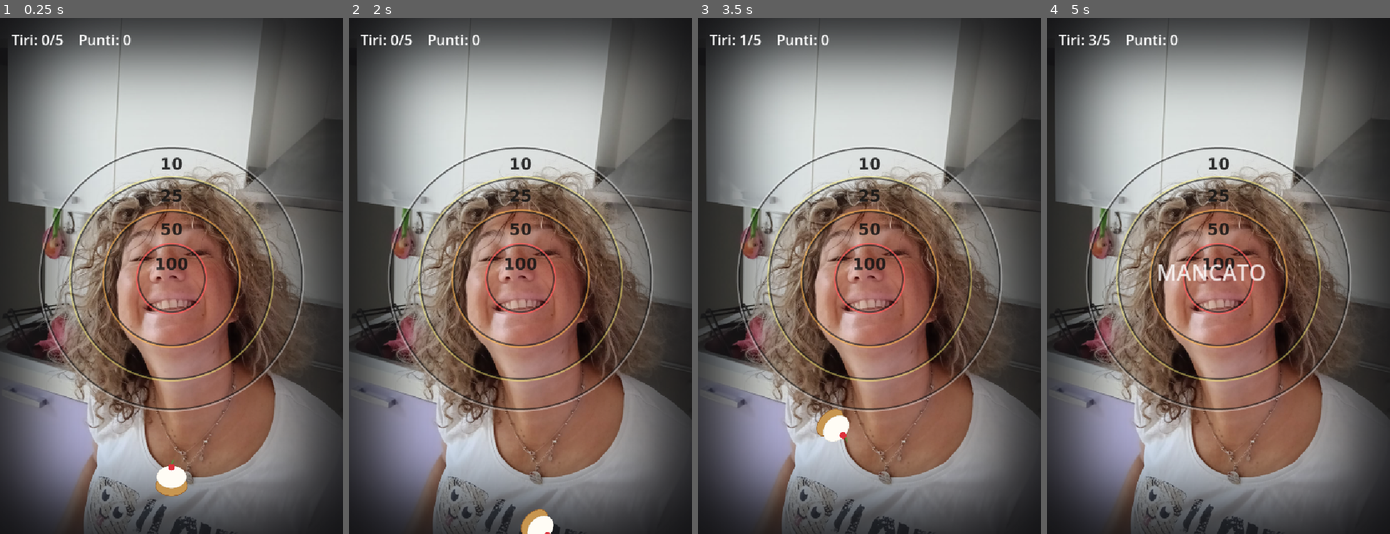
Above: before the commit, frames 1-4 (left to right).
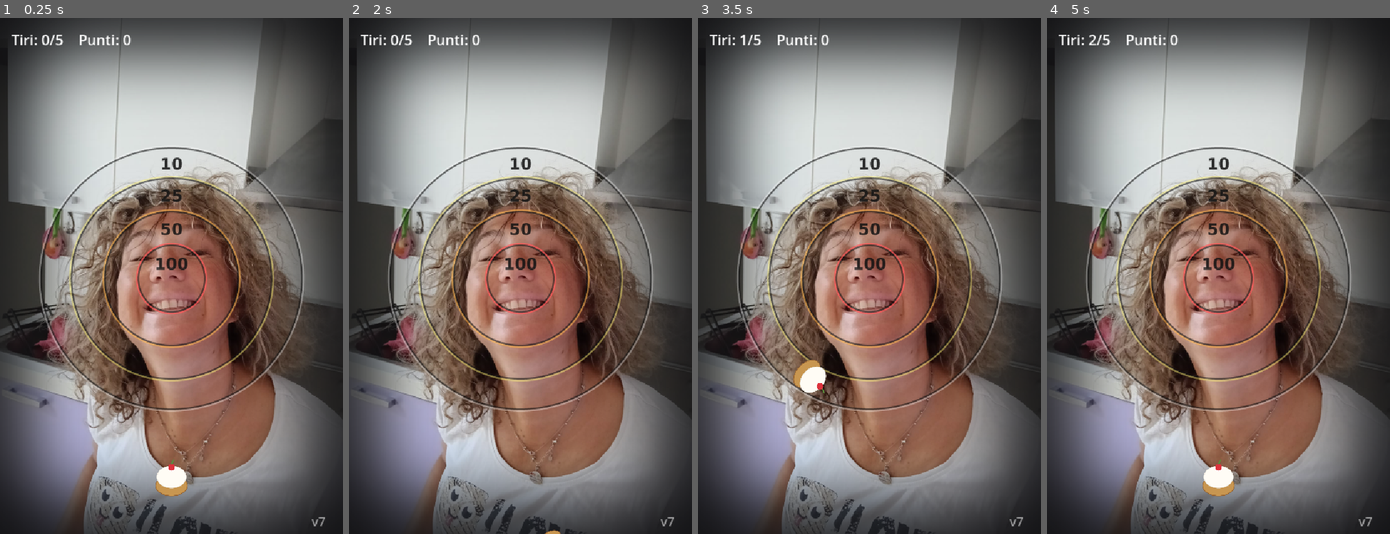
Above: after the commit, the same moments.

Repository: nicolaregge-pulse/corso-godot
Game: Godot game, scene res://main.tscn
Two runs of this game, one before a commit and one after it. Both use one fixed random seed, a clock stepped at 60 frames per second and the inputs below.
Inputs (mouse positions are in pixels of both pictures, inside the frame that each line leads up to):
- Up to frame 1 (0.25 s): no input
- Up to frame 2 (2 s): tap Enter (ui_accept) at 0.5, 0.77, 1.25 s; move the mouse to (595, 250) at 0.52 s; click (595, 250) at 0.67 s; drag from (451, 301) to (503, 379) at 1.27 s
- Up to frame 3 (3.5 s): move the mouse to (903, 162) at 2.02 s; click (903, 162) at 2.17 s; drag from (852, 379) to (766, 198) at 2.77 s
- Up to frame 4 (5 s): move the mouse to (1321, 353) at 3.52 s; click (1321, 353) at 3.67 s; tap Enter (ui_accept) at 3.77 s; drag from (1115, 198) to (1167, 147) at 4.27 s

The runs differ from the first frame. In frame 1, less than 0.1% of the frame differs, in the area x 90-95%, y 96-99%; in frame 2, 0.4%; in frame 3, 1.0%; in frame 4, 1.0%, in the area x 12-95%, y 3-99%.

Commit message:
Torta: sensibilita' piu' alta + etichetta versione v7 (per diagnosi cache)
Alzata FORZA_TIRO a 0.85 cosi' l'eccesso di tiro fa andare oltre in modo
netto. Aggiunta una piccola scritta 'v7' nell'angolo per capire se sul
telefono gira l'ultima versione o una copia vecchia in cache.

Co-Authored-By: Claude Opus 4.8 <noreply@anthropic.com>
Claude-Session: https://claude.ai/code/session_01Vq5FU5TvjomBhpm5HhNzUc

Diff:
--- a/torta-in-faccia/main.gd
+++ b/torta-in-faccia/main.gd
@@ -8,7 +8,7 @@
 
 # ===== FALLO TUO =====
 const TIRI_TOTALI: int = 5
-const FORZA_TIRO: float = 0.5        # sensibilita': quanto conta la velocita' della strisciata
+const FORZA_TIRO: float = 0.85       # sensibilita': quanto conta la velocita' della strisciata
 const TIRO_MAX: float = 1650.0       # velocita' massima del tiro
 const GRAVITA: float = 1600.0
 # =====================
@@ -82,6 +82,12 @@
 	rigiocaVar.position = Vector2(vp.x / 2.0 - 100.0, vp.y * 0.80 + 100.0)
 	rigiocaVar.pressed.connect(_ricomincia)
 	rigiocaVar.visible = false
+	var ver: Label = Label.new()
+	ver.text = "v7"
+	ver.add_theme_font_size_override("font_size", 26)
+	ver.modulate = Color(1, 1, 1, 0.55)
+	ver.position = Vector2(vp.x - 66.0, vp.y - 44.0)
+	add_child(ver)
 	_aggiorna_hud()
 
 func _input(event: InputEvent) -> void:
Not shown, changed: docs/torta/index.html
Not shown, changed: docs/torta/index.pck
